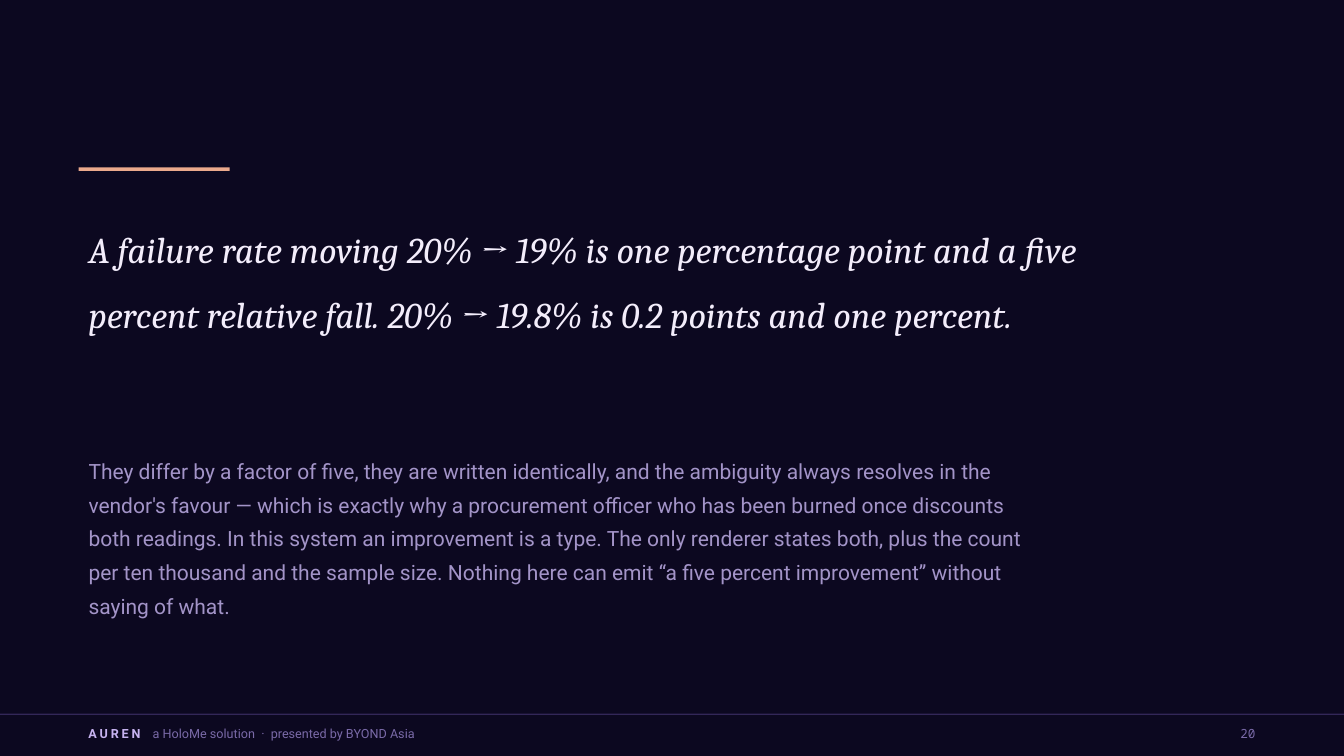
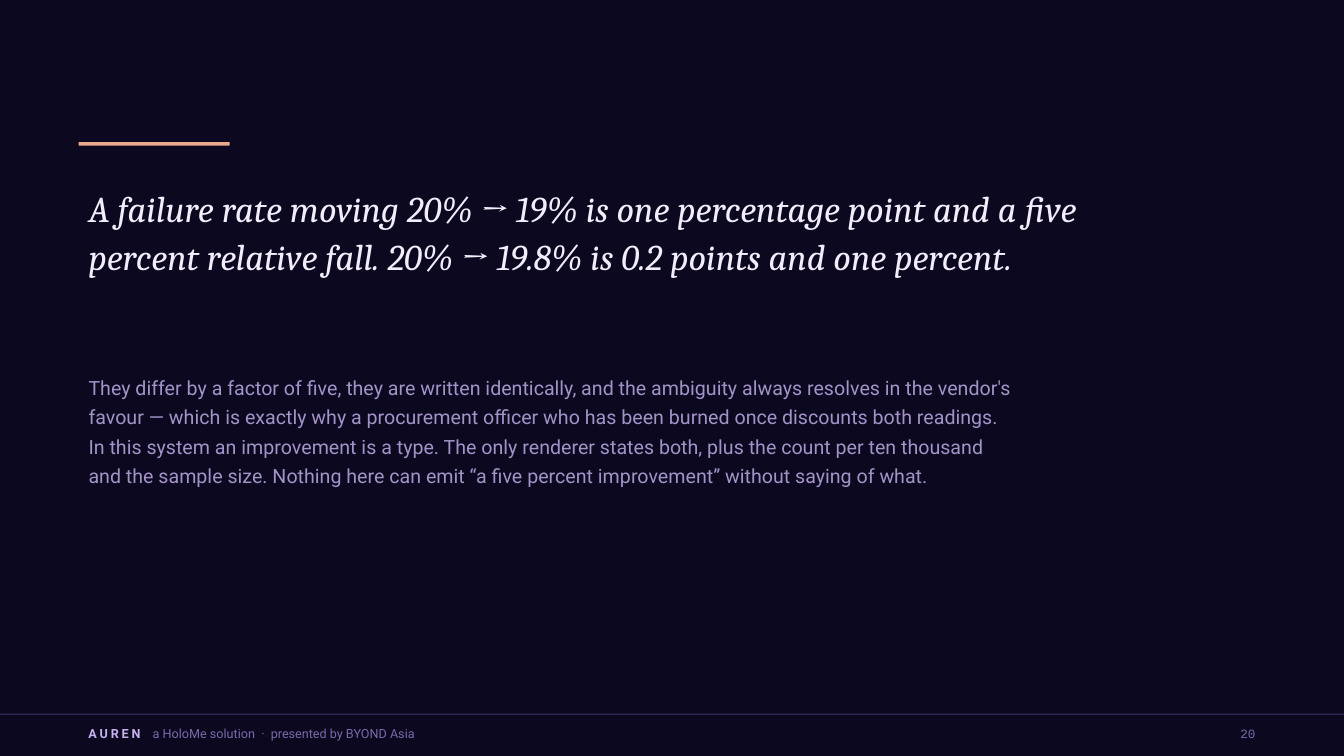
Before and after one commit to Fred-Byond/dengar, a slide deck: slide 21 of docs/AUREN-IOSCO-Pitch-Deck-HoloMe-v2.pptx. Drawn at 1344x756 pixels with LibreOffice and Linux fonts; fonts in the diff are those of the drawing. Boxes give left, top, right and bottom in pixels: in the first picture for what was removed or moved away, otherwise in the second. Text is boxed around its words. In the diff, an @@ line names an element or a change of style, - is before the commit and + after.

```diff
--- a/docs/AUREN-IOSCO-Pitch-Deck-HoloMe-v2.pptx
+++ b/docs/AUREN-IOSCO-Pitch-Deck-HoloMe-v2.pptx
@@ rectangle: place and size @@
-rectangle at (79, 167, 230, 171)
+rectangle at (79, 142, 230, 146)
@@ text "A failure rate moving 20% ...": place and size @@
-text "A failure rate moving 20% ..." at (89, 237, 1077, 336)
+text "A failure rate moving 20% ..." at (89, 196, 1077, 278)
@@ text "A failure rate moving 20% ..." at (89, 196, 1077, 278): line spacing 46pt to 34.3pt @@
@@ text "They differ by a factor ...": place and size @@
-text "They differ by a factor ..." at (89, 463, 1021, 619)
+text "They differ by a factor ..." at (89, 380, 1011, 487)
@@ text "They differ by a factor ..." at (89, 380, 1011, 487): size 15 to 14 pt; line spacing 24pt to 21pt; vertical alignment middle to top @@
@@ text "20" at (1240, 729, 1255, 738): font Noto Sans Mono to Courier New @@
```
Also in this commit, not shown: 33 other slides changed, 11 other files.
